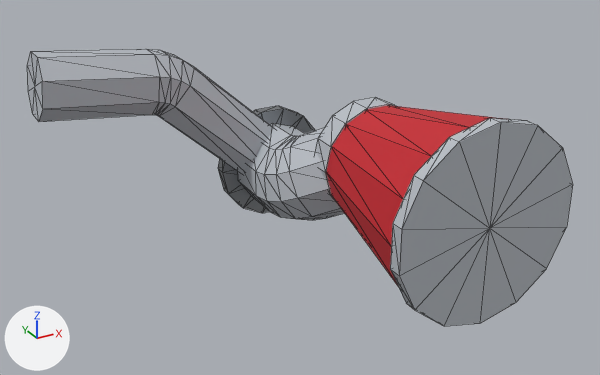
The glTF model assets/parts/intake/airflow/airflow_89_cone/apex_v8.glb: old version first, new version second.
Camera for both pictures: a 50 mm lens placed at (-0.14, -0.752, 0.219), pointed at (0.196, -0.141, -0.087). Arrows for +X, +Y and +Z are at lower left; the lights stay in place. The picture after the commit comes second. Mesh edges are drawn as thin lines. Where no turn or scale is listed for an object, it has been applied to the vertices. Vertices at exactly the same position are counted once.

Names of what the first picture shows: 'model'.
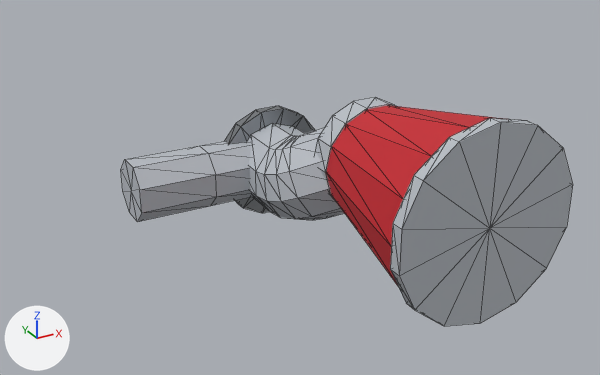
The newer file is also turned or shifted as a whole; pictures and numbers use the older file's frame.

Pixel boxes [x1, y1, x2, y2] of what changed, in the pictures (600 x 375 px):
'model', reshaped (17% narrower, 17% shorter): before [27, 49, 573, 326]; after [121, 97, 573, 326]
part 1 of me_model, cut back: before [27, 49, 274, 174]; after [121, 141, 253, 222]

Patch to the scene script:
```diff
--- a/assets/parts/intake/airflow/airflow_89_cone/apex_v8.glb.py
+++ b/assets/parts/intake/airflow/airflow_89_cone/apex_v8.glb.py
@@ me_model @@
 # used by ob_model
-me_model.from_pydata(...)  # 282 vertices, 552 faces; spans x -0.191..0.191, y -0.161..0.161, z -0.104..0.104
+me_model.from_pydata(...)  # 258 vertices, 504 faces; spans x -0.108..0.191, y -0.161..0.161, z -0.104..0.081
+# me_model part 1
+# 49 vertices are removed from x -0.191..0.072, y 0.102..0.161, z -0.067..0.104
+# 96 faces are deleted
+# 9 vertices are added at x -0.108, y 0.102..0.161, z -0.075..-0.016
+# 8 new vertices lie (0.08, 0.0, 0.0) away from vertices in x -0.108, y 0.102..0.161, z -0.075..-0.016
+# 8 new vertices lie (0.08, 0.0, 0.0) away from vertices in x -0.028, y 0.102..0.161, z -0.075..-0.016
+# 48 new faces join them, mat_car_atlas (picture img_car_atlas)
 me_model.materials.append(mat_raw_metal)
```
